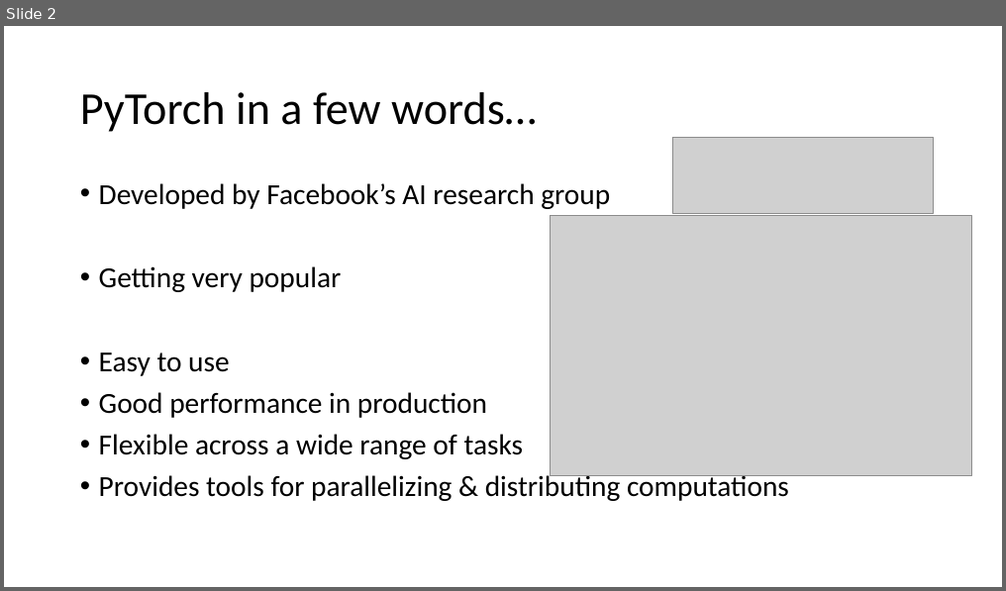
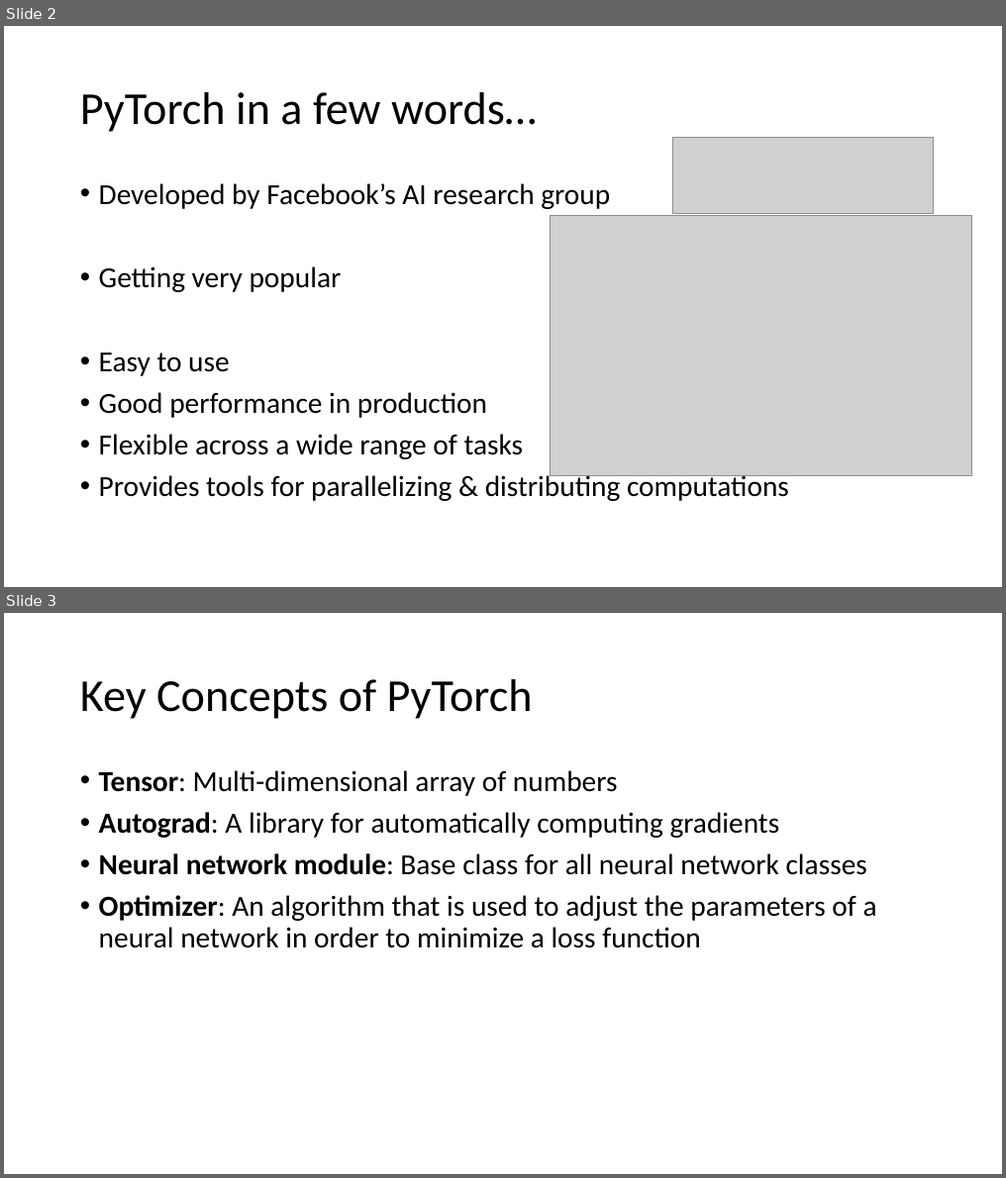
Before and after one commit to MICS-Lab/DeepLearningCourse, a slide deck: Slides_2.pptx. Shown one above the other, each under a label of ours: slide 2 before the commit, slides 2 and 3 after it. The pictures are 1006x591 and 1006x1178 pixels, drawn with LibreOffice and Linux fonts; fonts in the diff are those of the drawing; grey boxes stand for pictures. Boxes give left, top, right and bottom in pixels: in the first picture for what was removed or moved away, otherwise in the second. Text is boxed around its words. In the diff, an @@ line names an element or a change of style, - is before the commit and + after.

Commit message:
key concepts of pytorch

```diff
--- a/Slides_2.pptx
+++ b/Slides_2.pptx
@@ slide 3 added at bbox=[4, 613, 1002, 1174], background #FFFFFF @@
@@ title added at bbox=[80, 679, 533, 719], 44 pt, text #000000 @@
+Key Concepts of PyTorch
@@ text added at bbox=[99, 770, 877, 949], 28 pt, text #000000 @@
+• Tensor: Multi-dimensional array of numbers
+• Autograd: A library for automatically computing gradients
+• Neural network module: Base class for all neural network classes
+• Optimizer: An algorithm that is used to adjust the parameters of a neural network in order to minimize a loss function
```
